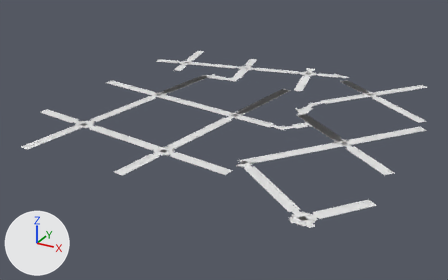
The glTF model game/assets/city/roads/roads_-1_2.gltf, before and after one commit.
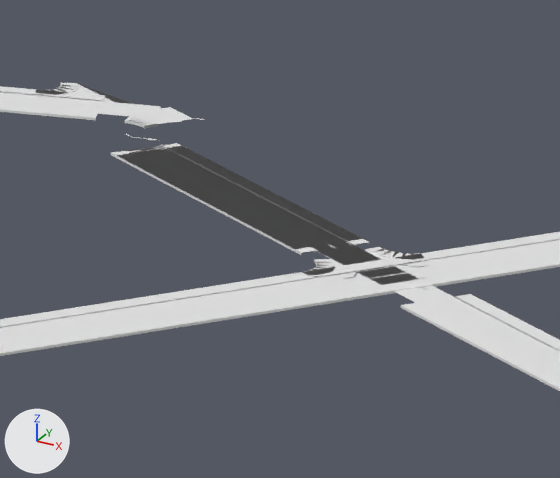
The first picture shows the older version from a 50 mm lens placed at (146.0, -2052.0, 335.0), pointed at (-265.0, -1306.0, -38.0). The close-ups show the older and then the newer version on the part from 73% to 87% of the width and 23% to 42% of the height of that picture. Only the edits that show in the close-ups are written down. The axes (+X, +Y, +Z) are drawn at lower left. The lights are the same throughout. Materials are left out; every surface is plain grey. Objects named as collision shapes, trigger or cutter boxes, shadow casters or lower levels of detail are left out. Vertices at exactly the same position are counted once.

In view in the first close-up: 'roads_-1_2_Road_Tactile_Strip', 'roads_-1_2_SH_kerb', 'roads_-1_2_SH_road_marking_white', 'roads_-1_2_SH_road_marking_yellow', 'roads_-1_2_SH_sidewalk', 'roads_-1_2_SH_wet_asphalt'.
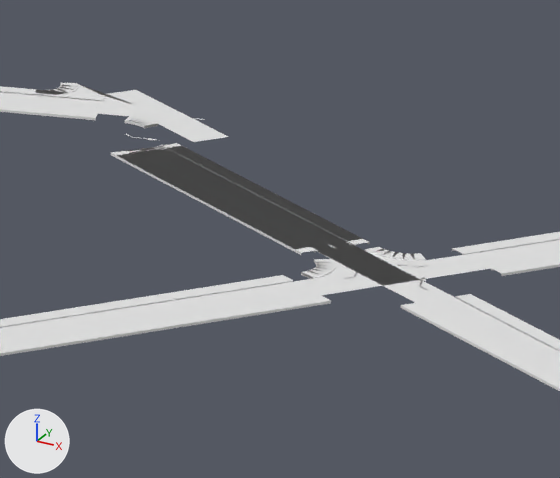
Location of each change, [x1, y1, x2, y2] in pixels of the close-ups (560 x 478 px; the box of a moved part takes in the faces that stretch with it):
part 1 of me_roads__1_2_road_tactile_strip, deleted: before [292, 252, 494, 297]
part 2 of me_roads__1_2_sh_kerb, deleted: before [314, 254, 490, 295]
part 3 of me_roads__1_2_sh_sidewalk, deleted: before [286, 249, 501, 303]
part 4 of me_roads__1_2_sh_wet_asphalt, moved or reshaped: before [83, 86, 420, 266]; after [86, 87, 479, 294]

Patch to the scene script:
```diff
--- a/game/assets/city/roads/roads_-1_2.gltf.py
+++ b/game/assets/city/roads/roads_-1_2.gltf.py
@@ me_roads__1_2_road_tactile_strip @@
 # used by ob_roads__1_2_road_tactile_strip; location = (0.0, 0.0, 0.0)
-me_roads__1_2_road_tactile_strip.from_pydata(...)  # 2308 vertices, 2184 faces; spans x -516.0..7.0, y -1532.0..-1018.0, z 0.0
+me_roads__1_2_road_tactile_strip.from_pydata(...)  # 2140 vertices, 1984 faces; spans x -516.0..7.0, y -1532.0..-1018.0, z 0.0
+# me_roads__1_2_road_tactile_strip part 1: 20 vertices removed from x -115.0..-92.0, y -1122.0..-1097.0, z 0.0
+# other edits to the shape of me_roads__1_2_road_tactile_strip do not show in these pictures
@@ me_roads__1_2_sh_kerb @@
 # used by ob_roads__1_2_sh_kerb; location = (0.0, 0.0, 0.0)
-me_roads__1_2_sh_kerb.from_pydata(...)  # 5172 vertices, 6528 faces; spans x -516.0..6.0, y -1533.0..-1018.0, z 0.0
+me_roads__1_2_sh_kerb.from_pydata(...)  # 4920 vertices, 6128 faces; spans x -516.0..6.0, y -1533.0..-1018.0, z 0.0
+# me_roads__1_2_sh_kerb part 2: 30 vertices removed from x -114.0..-93.0, y -1121.0..-1097.0, z 0.0
+# other edits to the shape of me_roads__1_2_sh_kerb do not show in these pictures
@@ me_roads__1_2_sh_sidewalk @@
 # used by ob_roads__1_2_sh_sidewalk; location = (0.0, 0.0, 0.0)
-me_roads__1_2_sh_sidewalk.from_pydata(...)  # 5622 vertices, 6528 faces; spans x -517.0..8.0, y -1535.0..-1017.0, z 0.0
+me_roads__1_2_sh_sidewalk.from_pydata(...)  # 5370 vertices, 6128 faces; spans x -517.0..8.0, y -1535.0..-1017.0, z 0.0
+# me_roads__1_2_sh_sidewalk part 3: 30 vertices removed from x -116.0..-90.0, y -1123.0..-1095.0, z 0.0
+# other edits to the shape of me_roads__1_2_sh_sidewalk do not show in these pictures
@@ me_roads__1_2_sh_wet_asphalt @@
 me_roads__1_2_sh_wet_asphalt.from_pydata(...)  # 12608 vertices, 22455 faces; spans x -516.0..6.0, y -1536.0..-1018.0, z 0.0
 # used by ob_roads__1_2_sh_wet_asphalt; location = (0.0, 0.0, 0.0)
+# me_roads__1_2_sh_wet_asphalt part 4: 32 of 12608 vertices moved; they spanned x -186.0..-100.0, y -1116.0..-1032.0, z 0.0 and now span x -188.0..-89.0, y -1126.0..-1027.0, z 0.0; mean shift (1.0, 1.0, 0.0); largest move (-100.0, -1111.0, 0.0) -> (-89.0, -1097.0, 0.0)
```
